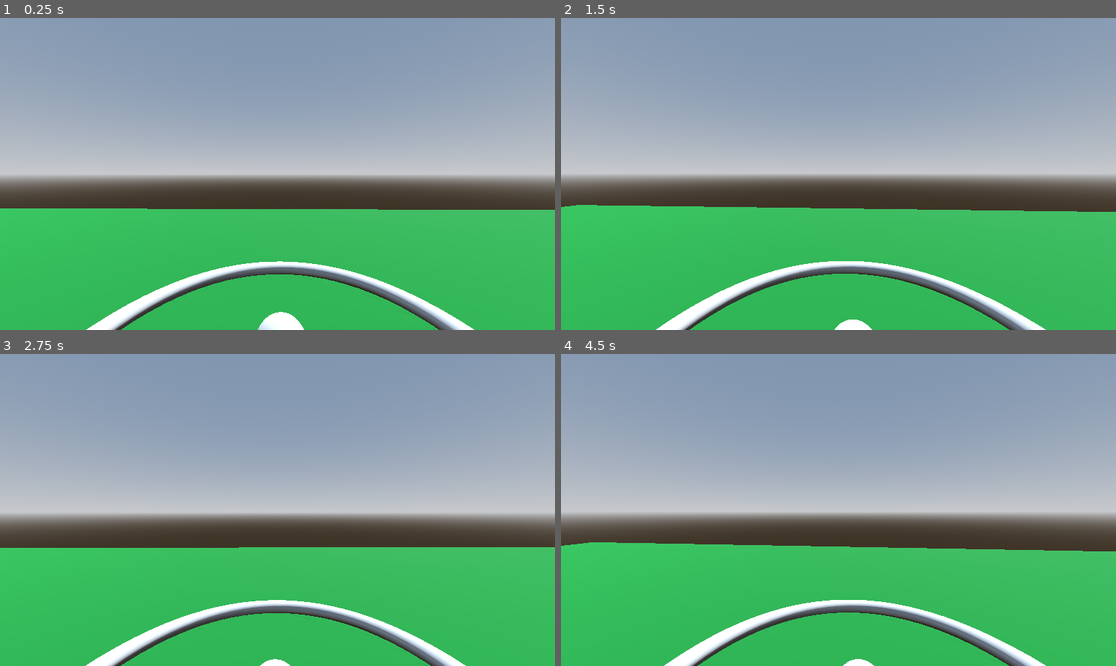
Above: before the commit, frames 1-4 (two rows, left to right).
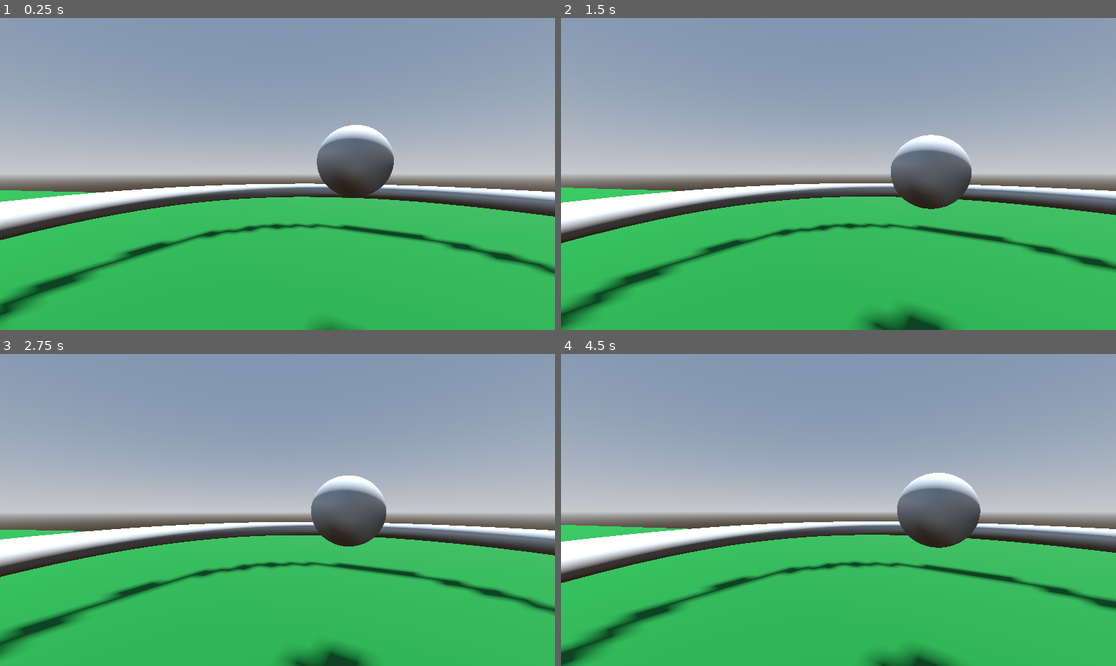
Above: after the commit, the same moments.

Repository: DeanLemans/first-vr-game
Game: Godot game, scene res://main.tscn
Same seed, same stepped clock (60 frames per second), same inputs: the game is played once before the commit and once after it.
Inputs (mouse positions are in pixels of both pictures, inside the frame that each line leads up to):
- Up to frame 1 (0.25 s): no input
- Up to frame 2 (1.5 s): tap Enter at 0.5 s; move the mouse to (866, 174) at 0.52 s; hold W from 0.53 s (still down); tap 1 at 0.6 s; click (866, 174) at 0.67 s; tap Space at 1.25 s; move the mouse to (810, 174) at 1.27 s; tap 2 at 1.35 s
- Up to frame 3 (2.75 s): keep holding W; tap Enter at 2 s; move the mouse to (288, 503) at 2.02 s; tap 3 at 2.1 s
- Up to frame 4 (4.5 s): keep holding W; tap Space at 2.75, 4.25 s; move the mouse to (832, 516) at 2.77 s; tap 4 at 2.85 s; click (832, 516) at 2.92 s; tap Enter at 3.5 s; move the mouse to (877, 513) at 3.52 s; tap 5 at 3.6 s; move the mouse to (794, 506) at 4.27 s; tap 6 at 4.35 s

The runs differ from the first frame. In frame 1, 16% of the frame differs, in the area x 0-100%, y 34-100%; in frame 2, 16%, in the area x 0-100%, y 37-100%; in frame 3, 15%; in frame 4, 16%.

Commit message:
added grapple and movement
added recomended initialzation script from official docs

Diff:
--- /dev/null
+++ b/main.gd
@@ -0,0 +1,16 @@
+extends Node3D
+
+var xr_interface: XRInterface
+
+func _ready():
+	xr_interface = XRServer.find_interface("OpenXR")
+	if xr_interface and xr_interface.is_initialized():
+		print("OpenXR initialized successfully")
+
+		# Turn off v-sync!
+		DisplayServer.window_set_vsync_mode(DisplayServer.VSYNC_DISABLED)
+
+		# Change our main viewport to output to the HMD
+		get_viewport().use_xr = true
+	else:
+		print("OpenXR failed to initialized, please check if your headset is connected")
--- a/main.tscn
+++ b/main.tscn
@@ -1,5 +1,6 @@
-[gd_scene load_steps=13 format=3 uid="uid://6rc5sqw6c0gi"]
+[gd_scene load_steps=17 format=3 uid="uid://6rc5sqw6c0gi"]
 
+[ext_resource type="Script" path="res://main.gd" id="1_53vhs"]
 [ext_resource type="PackedScene" uid="uid://clc5dre31iskm" path="res://addons/godot-xr-tools/xr/start_xr.tscn" id="1_f8xri"]
 [ext_resource type="PackedScene" uid="uid://cpqsjw2xcc8gl" path="res://player.tscn" id="2_dqll6"]
 [ext_resource type="PackedScene" uid="uid://c8l60rnugru40" path="res://addons/godot-xr-tools/objects/pickable.tscn" id="3_l3qc6"]
@@ -24,6 +25,9 @@
 material = SubResource("StandardMaterial3D_jxkaw")
 size = Vector2(15, 10)
 
+[sub_resource type="ConcavePolygonShape3D" id="ConcavePolygonShape3D_1n8o5"]
+data = PackedVector3Array(7.5, 0, 5, -7.5, 0, 5, 7.5, 0, -5, -7.5, 0, 5, -7.5, 0, -5, 7.5, 0, -5)
+
 [sub_resource type="TorusMesh" id="TorusMesh_lyyyp"]
 inner_radius = 0.9
 
@@ -37,7 +41,12 @@
 [sub_resource type="ConvexPolygonShape3D" id="ConvexPolygonShape3D_mw3fb"]
 points = PackedVector3Array(-0.0998867, -0.00477682, 0, -0.0994174, -0.00477682, 0.00977748, -0.0998867, 0.00475724, 0, …(69499 unchanged characters)…
 
+[sub_resource type="BoxMesh" id="BoxMesh_db4fd"]
+
+[sub_resource type="BoxShape3D" id="BoxShape3D_43sph"]
+
 [node name="main" type="Node3D"]
+script = ExtResource("1_53vhs")
 
 [node name="WorldEnvironment" type="WorldEnvironment" parent="."]
 environment = SubResource("Environment_4kdo2")
@@ -49,11 +58,17 @@
 [node name="StartXR" parent="." instance=ExtResource("1_f8xri")]
 
 [node name="XROrigin3D" parent="." instance=ExtResource("2_dqll6")]
-transform = Transform3D(1, 0, 0, 0, 1, 0, 0, 0, 1, 0, 1.68259, 0)
+transform = Transform3D(1, 0, 0, 0, 1, 0, 0, 0, 1, 0, 0.997742, 0)
 
 [node name="MeshInstance3D" type="MeshInstance3D" parent="."]
-transform = Transform3D(1, 0, 0, 0, 1, 0, 0, 0, 1, 0, 0.818349, 0)
+transform = Transform3D(-0.98423, 0, 0.176896, 0, 1, 0, -0.176896, 0, -0.98423, -2.6087, 0.619478, 0.999291)
 mesh = SubResource("PlaneMesh_rdrkn")
+
+[node name="StaticBody3D" type="StaticBody3D" parent="MeshInstance3D"]
+collision_mask = 17
+
+[node name="CollisionShape3D" type="CollisionShape3D" parent="MeshInstance3D/StaticBody3D"]
+shape = SubResource("ConcavePolygonShape3D_1n8o5")
 
 [node name="StaticBody3D2" type="StaticBody3D" parent="."]
 
@@ -76,3 +91,23 @@
 [node name="CollisionShape3D2" type="CollisionShape3D" parent="PickableObject"]
 transform = Transform3D(1, 0, 0, 0, 1, 0, 0, 0, 1, 0, 0.29372, 0)
 shape = SubResource("ConvexPolygonShape3D_mw3fb")
+
+[node name="MeshInstance3D2" type="MeshInstance3D" parent="."]
+transform = Transform3D(1, 0, 0, 0, 1, 0, 0, 0, 1, -1.54586, 2.67748, -0.753697)
+mesh = SubResource("BoxMesh_db4fd")
+
+[node name="StaticBody3D" type="StaticBody3D" parent="MeshInstance3D2"]
+collision_layer = 17
+
+[node name="CollisionShape3D" type="CollisionShape3D" parent="MeshInstance3D2/StaticBody3D"]
+shape = SubResource("BoxShape3D_43sph")
+
+[node name="MeshInstance3D3" type="MeshInstance3D" parent="."]
+transform = Transform3D(1, 0, 0, 0, 1, 0, 0, 0, 1, 2.15899, 2.67748, -0.482312)
+mesh = SubResource("BoxMesh_db4fd")
+
+[node name="StaticBody3D" type="StaticBody3D" parent="MeshInstance3D3"]
+collision_layer = 17
+
+[node name="CollisionShape3D" type="CollisionShape3D" parent="MeshInstance3D3/StaticBody3D"]
+shape = SubResource("BoxShape3D_43sph")
--- a/player.tscn
+++ b/player.tscn
@@ -1,8 +1,12 @@
-[gd_scene load_steps=4 format=3 uid="uid://cpqsjw2xcc8gl"]
+[gd_scene load_steps=8 format=3 uid="uid://cpqsjw2xcc8gl"]
 
 [ext_resource type="PackedScene" uid="uid://b4kad2kuba1yn" path="res://addons/godot-xr-tools/hands/scenes/lowpoly/left_hand_low.tscn" id="1_pbqoy"]
 [ext_resource type="PackedScene" uid="uid://b4ysuy43poobf" path="res://addons/godot-xr-tools/functions/function_pickup.tscn" id="2_27xve"]
 [ext_resource type="PackedScene" uid="uid://chumpejwiub7f" path="res://addons/godot-xr-tools/hands/scenes/lowpoly/right_tac_glove_low.tscn" id="2_h8mha"]
+[ext_resource type="PackedScene" uid="uid://bl2nuu3qhlb5k" path="res://addons/godot-xr-tools/functions/movement_direct.tscn" id="4_8610c"]
+[ext_resource type="PackedScene" uid="uid://c78tjrtiyqna8" path="res://addons/godot-xr-tools/functions/movement_grapple.tscn" id="4_np0ly"]
+[ext_resource type="PackedScene" uid="uid://diyu06cw06syv" path="res://addons/godot-xr-tools/player/player_body.tscn" id="5_5dh8l"]
+[ext_resource type="PackedScene" uid="uid://b6bk2pj8vbj28" path="res://addons/godot-xr-tools/functions/movement_turn.tscn" id="6_jkb5u"]
 
 [node name="XROrigin3D" type="XROrigin3D"]
 transform = Transform3D(1, 0, 0, 0, 1, 0, 0, 0, 1, 0, 0.05, 0)
@@ -17,6 +21,14 @@
 
 [node name="FunctionPickup" parent="LeftHand/LeftHand" instance=ExtResource("2_27xve")]
 
+[node name="MovementGrapple" parent="LeftHand" instance=ExtResource("4_np0ly")]
+grapple_length = 20.0
+impulse_speed = 5.0
+winch_speed = 1.0
+
+[node name="MovementDirect" parent="LeftHand" instance=ExtResource("4_8610c")]
+strafe = true
+
 [node name="RightHand" type="XRController3D" parent="."]
 transform = Transform3D(1, 0, 0, 0, 1, 0, 0, 0, 1, 0.05, 0, 0)
 tracker = &"right_hand"
@@ -24,3 +36,13 @@
 [node name="RightHand" parent="RightHand" instance=ExtResource("2_h8mha")]
 
 [node name="FunctionPickup" parent="RightHand/RightHand" instance=ExtResource("2_27xve")]
+
+[node name="MovementGrapple" parent="RightHand" instance=ExtResource("4_np0ly")]
+grapple_length = 20.0
+impulse_speed = 5.0
+winch_speed = 1.0
+
+[node name="MovementTurn" parent="RightHand" instance=ExtResource("6_jkb5u")]
+order = 10
+
+[node name="PlayerBody" parent="." instance=ExtResource("5_5dh8l")]
--- a/project.godot
+++ b/project.godot
@@ -25,6 +25,21 @@
 
 enabled=PackedStringArray("res://addons/godot-xr-tools/plugin.cfg")
 
+[layer_names]
+
+3d_physics/layer_1="Static World"
+3d_physics/layer_2="Dynamic World"
+3d_physics/layer_3="Pickable Objects"
+3d_physics/layer_4="Wall Walking"
+3d_physics/layer_5="Grappling Target"
+3d_physics/layer_17="Held Objects"
+3d_physics/layer_18="Player Hands"
+3d_physics/layer_19="Grab Handles"
+3d_physics/layer_20="Player Body"
+3d_physics/layer_21="Pointable Objects"
+3d_physics/layer_22="Hand Pose Areas"
+3d_physics/layer_23="UI Objects"
+
 [rendering]
 
 renderer/rendering_method="gl_compatibility"
